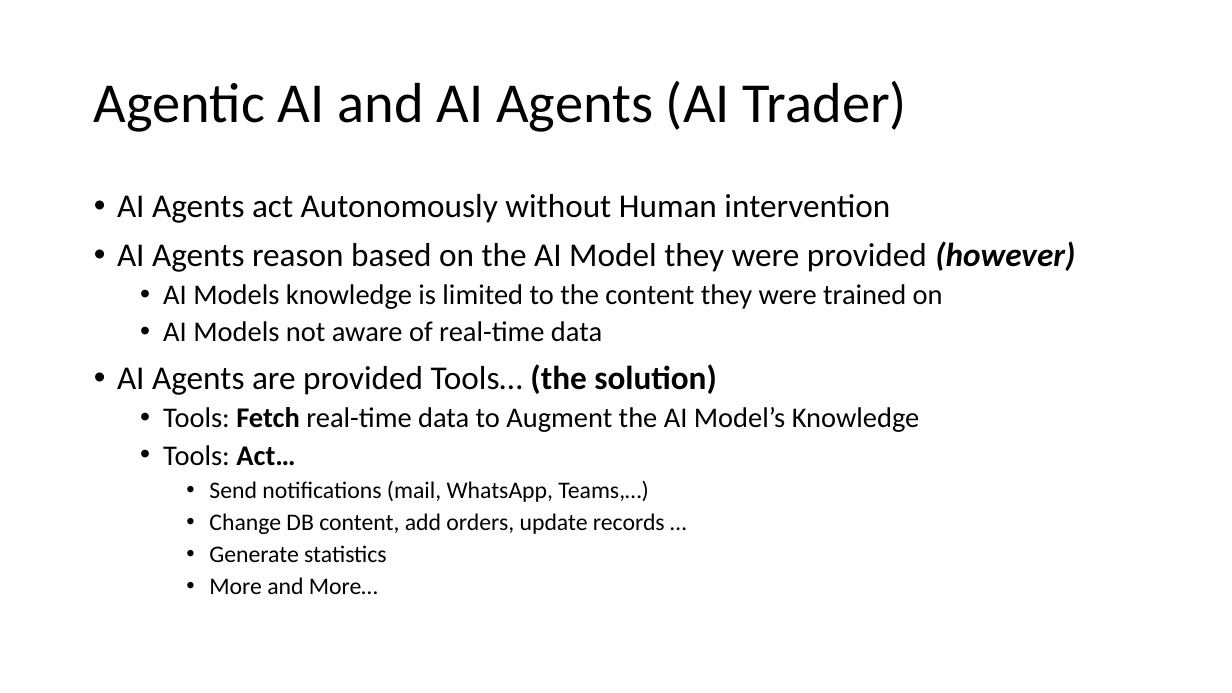
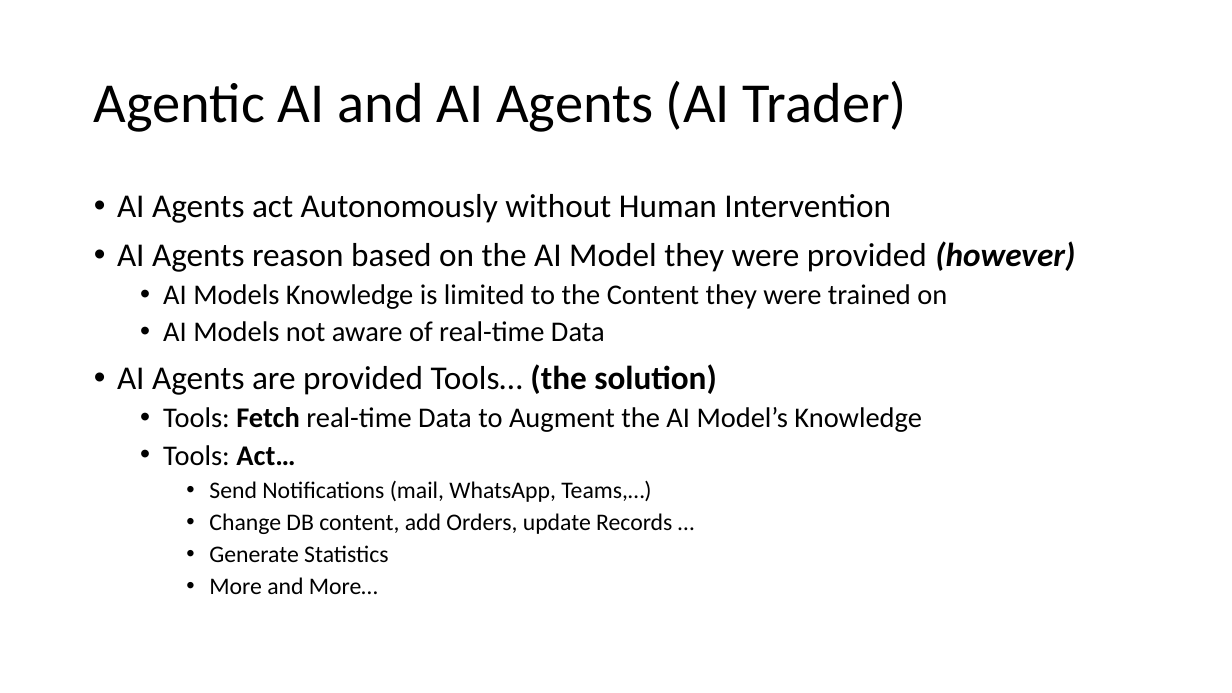
Before and after one commit to agilesolutions/agilesolutions.github.io, a slide deck: slide 3 of ppt/ai-trader.pptx. Drawn at 1232x693 pixels with LibreOffice and Linux fonts; fonts in the diff are those of the drawing. Boxes give left, top, right and bottom in pixels: in the first picture for what was removed or moved away, otherwise in the second. Text is boxed around its words. In the diff, an @@ line names an element or a change of style, - is before the commit and + after.

Commit message:
AI trader

```diff
--- a/ppt/ai-trader.pptx
+++ b/ppt/ai-trader.pptx
@@ text at (117,194,891,223): text changed @@
-• AI Agents act Autonomously without Human intervention
+• AI Agents act Autonomously without Human Intervention
@@ text at (163,284,947,342): text changed @@
-  • AI Models knowledge is limited to the content they were trained on
-  • AI Models not aware of real-time data
+  • AI Models Knowledge is limited to the Content they were trained on
+  • AI Models not aware of real-time Data
@@ text at (163,407,922,432): text changed @@
-  • Tools: Fetch real-time data to Augment the AI Model’s Knowledge
+  • Tools: Fetch real-time Data to Augment the AI Model’s Knowledge
@@ text at (209,481,672,562): text changed @@
-    • Send notifications (mail, WhatsApp, Teams,…)
-    • Change DB content, add orders, update records …
-    • Generate statistics
+    • Send Notifications (mail, WhatsApp, Teams,…)
+    • Change DB content, add Orders, update Records …
+    • Generate Statistics
```
